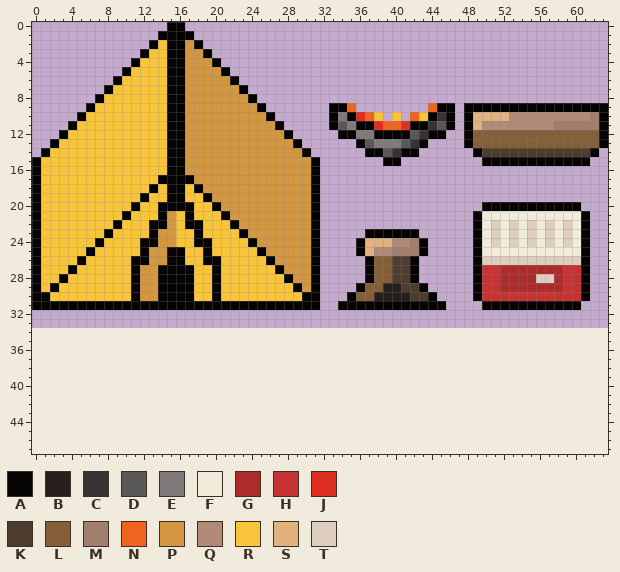
A pixel-art file gets an edit: art/poi_forest_camp.aseprite. Above, as it was before the edit.
67x35 pixels, 1 frame. Colours within 5 levels of each other are drawn and written as one. The old version is drawn lined up with the new one, on the new canvas.
Palette (. is transparent): A #050403  B #271f1b  C #373334  D #595757  E #807b7a  F #f1ebdb  G #ac2c2c  H #c73232  J #df2e22  K #4c3d2e  L #855f39  M #a17e6d  N #f1641f  P #d39741  Q #b28b78  R #f8c53a  S #e2b27e  T #ddcebf
Pixels before (only the part around the change), first column x 0:
31 AAAAAAAAAAAAAAAAAAAAAAAAAAAAAAAA..AAAAAAAAAAAA....AA
32 ....................................................
33 ....................................................
34 ....................................................
35 ....................................................
36 ....................................................
37 ....................................................
38 ....................................................
39 ....................................................
40 ....................................................
41 ....................................................
42 ....................................................
43 ....................................................
44 ....................................................
45 ....................................................
46 ....................................................
47 ....................................................
After the commit:
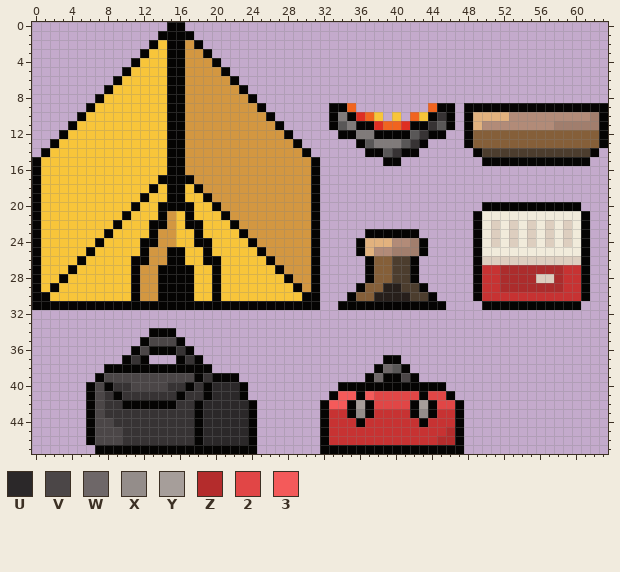
Colours new in this view: U #2b2829  V #4b4647  W #6e6768  X #948d8a  Y #a69e9a  Z #b42c2c  2 #e14646  3 #f45a5a
The edit:
canvas 67x35 -> 64x48, the old top-left corner now at 0,-1 (the part of the old canvas that was cut away was empty and is not shown)
Changed rows in their new state; - is an unchanged pixel.
first column x 6:
34 -------AAA--------------------------------
35 ------AVVVA-------------------------------
36 -----AVAAACA------------------------------
37 ----ACA---ACA--------------------AA-------
38 --AAAAAAAAAAAA------------------AWDA------
39 -AVVVVVVVVVVACAAA--------------AWAAVA-----
40 AVACCVVVVCCACAUUUA----------AAAAAAAAAAAA--
41 AVCACCCCCCACCAUUUA---------A33A322222A22A-
42 AVCCAAAAAACCAUUUUUA-------A33AYA2222AYA22A
43 AVCCCCCCCCCCAUUUUUA-------AHHAXAHHHHAXAHHA
44 AVVCCCCCCCCCAUUUUUA-------AHHHAHHHHHHAHHHA
45 AVVVCCCCCCCCAUUUUUA-------AHHHHHHHHHHHHHZA
46 AVVVCCCCCCCCAUUUUUA-------AHHHHHHHHHHHHZZA
47 -AAAAAAAAAAAAAAAAAA-------AAAAAAAAAAAAAAAA
